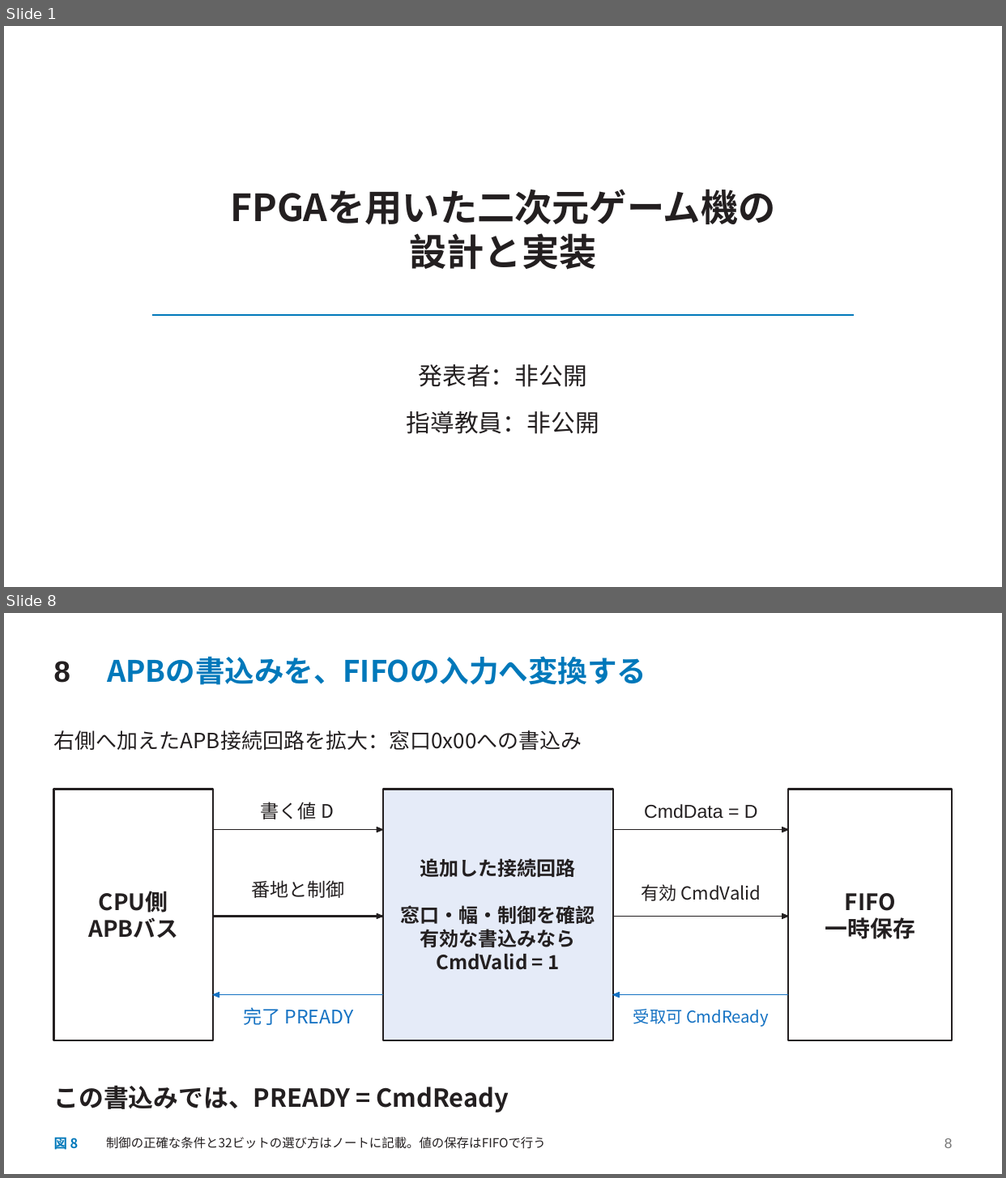
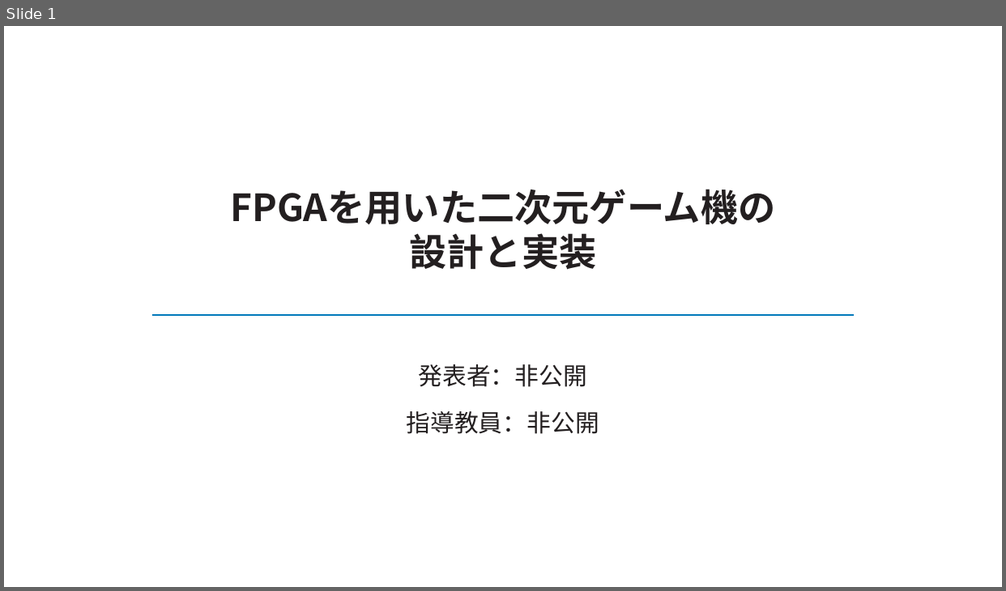
Before and after one commit to SoshiroFujimori/wally-game-console-research, a slide deck: docs/presentation/中間発表_主要事項.pptx. Shown one above the other, each under a label of ours: slides 1 and 8 before the commit, slide 1 after it; the slides between them are not shown. The pictures are 1006x1178 and 1006x591 pixels, drawn with LibreOffice and Linux fonts; fonts in the diff are those of the drawing. Boxes give left, top, right and bottom in pixels: in the first picture for what was removed or moved away, otherwise in the second. Text is boxed around its words. In the diff, an @@ line names an element or a change of style, - is before the commit and + after.

```diff
--- a/docs/presentation/中間発表_主要事項.pptx
+++ b/docs/presentation/中間発表_主要事項.pptx
@@ slide 8 removed at (x1=4, y1=613, x2=1002, y2=1174), background #FFFFFF @@
@@ text removed at (x1=54, y1=661, x2=70, y2=683) @@
-8
@@ text removed at (x1=107, y1=656, x2=646, y2=685) @@
-APBの書込みを、FIFOの入力へ変換する
@@ text removed at (x1=54, y1=730, x2=582, y2=750) @@
-右側へ加えたAPB接続回路を拡大：窓口0x00への書込み
@@ rectangle removed at (x1=54, y1=789, x2=213, y2=1041) @@
@@ text removed at (x1=261, y1=802, x2=334, y2=820) @@
-書く値 D
@@ rectangle removed at (x1=383, y1=789, x2=612, y2=1041) @@
@@ text removed at (x1=644, y1=804, x2=758, y2=819) @@
-CmdData = D
@@ rectangle removed at (x1=789, y1=789, x2=953, y2=1041) @@
@@ freeform shape removed at (x1=213, y1=830, x2=383, y2=831) @@
@@ freeform shape removed at (x1=377, y1=827, x2=383, y2=833) @@
@@ freeform shape removed at (x1=613, y1=830, x2=789, y2=831) @@
@@ freeform shape removed at (x1=782, y1=827, x2=789, y2=833) @@
@@ text removed at (x1=401, y1=858, x2=595, y2=970) @@
-追加した接続回路
-窓口・幅・制御を確認
-有効な書込みなら
-CmdValid = 1
@@ text removed at (x1=88, y1=891, x2=178, y2=938) @@
-CPU側
-APBバス
@@ text removed at (x1=251, y1=880, x2=344, y2=898) @@
-番地と制御
@@ text removed at (x1=641, y1=884, x2=761, y2=901) @@
-有効 CmdValid
@@ text removed at (x1=825, y1=893, x2=915, y2=939) @@
-FIFO
-一時保存
@@ freeform shape removed at (x1=213, y1=916, x2=383, y2=917) @@
@@ freeform shape removed at (x1=377, y1=914, x2=383, y2=919) @@
@@ freeform shape removed at (x1=613, y1=916, x2=789, y2=917) @@
@@ freeform shape removed at (x1=782, y1=914, x2=789, y2=919) @@
@@ freeform shape removed at (x1=213, y1=995, x2=383, y2=995) @@
@@ freeform shape removed at (x1=213, y1=993, x2=219, y2=998) @@
@@ freeform shape removed at (x1=613, y1=995, x2=789, y2=995) @@
@@ freeform shape removed at (x1=613, y1=993, x2=620, y2=998) @@
@@ text removed at (x1=243, y1=1007, x2=354, y2=1025) @@
-完了 PREADY
@@ text removed at (x1=633, y1=1009, x2=769, y2=1027) @@
-受取可 CmdReady
@@ text removed at (x1=54, y1=1085, x2=509, y2=1113) @@
-この書込みでは、PREADY = CmdReady
@@ text removed at (x1=54, y1=1135, x2=79, y2=1152) @@
-図 8
@@ text removed at (x1=106, y1=1137, x2=546, y2=1149) @@
-制御の正確な条件と32ビットの選び方はノートに記載。値の保存はFIFOで行う
@@ text removed at (x1=944, y1=1139, x2=953, y2=1148) @@
-8
```
Also in this commit, not shown: 3 slides changed, 7 slides added, 8 other slides removed, 19 other files.
